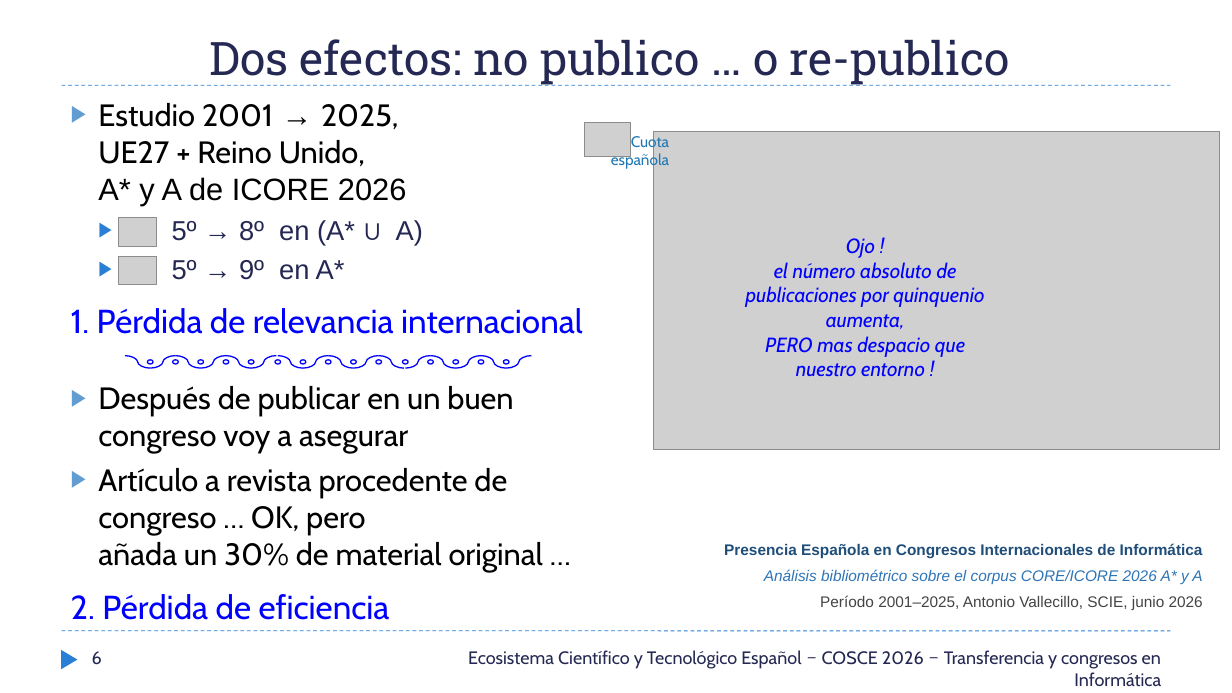
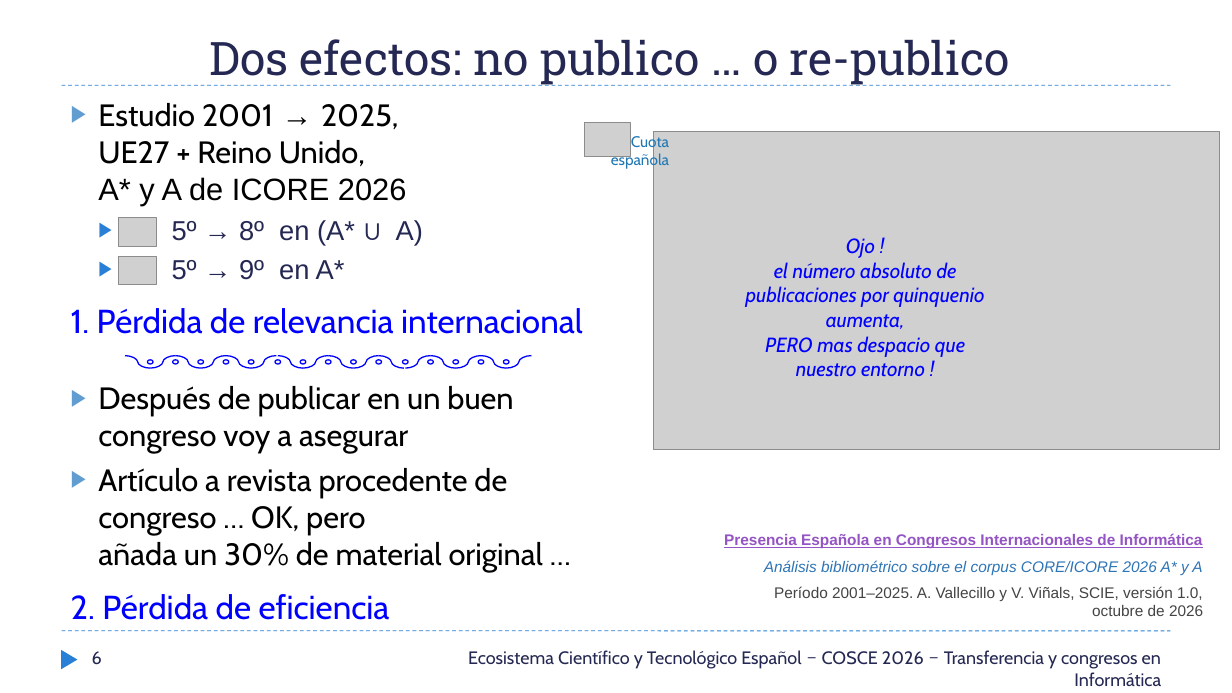
Before and after one commit to AVallecillo/InformeBibliometrico2026, a slide deck: slide 6 of docs/SCIE_JornadaSociedadesCOSCE_24-sept-2026_v05.pptx. Drawn at 1232x693 pixels with LibreOffice and Linux fonts; fonts in the diff are those of the drawing; grey boxes stand for pictures. Boxes give left, top, right and bottom in pixels: in the first picture for what was removed or moved away, otherwise in the second. Text is boxed around its words. In the diff, an @@ line names an element or a change of style, - is before the commit and + after.

```diff
--- a/docs/SCIE_JornadaSociedadesCOSCE_24-sept-2026_v05.pptx
+++ b/docs/SCIE_JornadaSociedadesCOSCE_24-sept-2026_v05.pptx
@@ text at (724, 534, 1203, 548): text colour #1F4E79 to #9454C3, underline on in "Presencia Española en Congresos Internacionales de Informáti ..." @@
@@ text at (774, 586, 1203, 616): text changed @@
-Período 2001–2025, Antonio Vallecillo, SCIE, junio 2026
+Período 2001–2025. A. Vallecillo y V. Viñals, SCIE, versión 1.0, octubre de 2026
```
Also in this commit, not shown: 16 other slides changed, 2 slides added, 1 slide removed, 3 other files.
